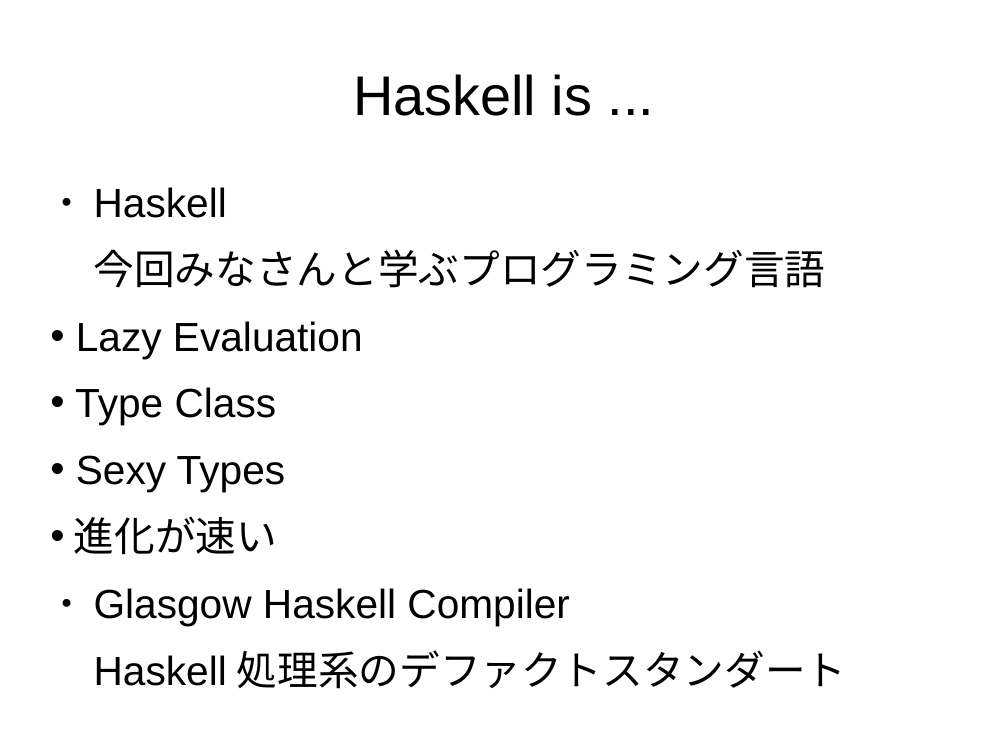
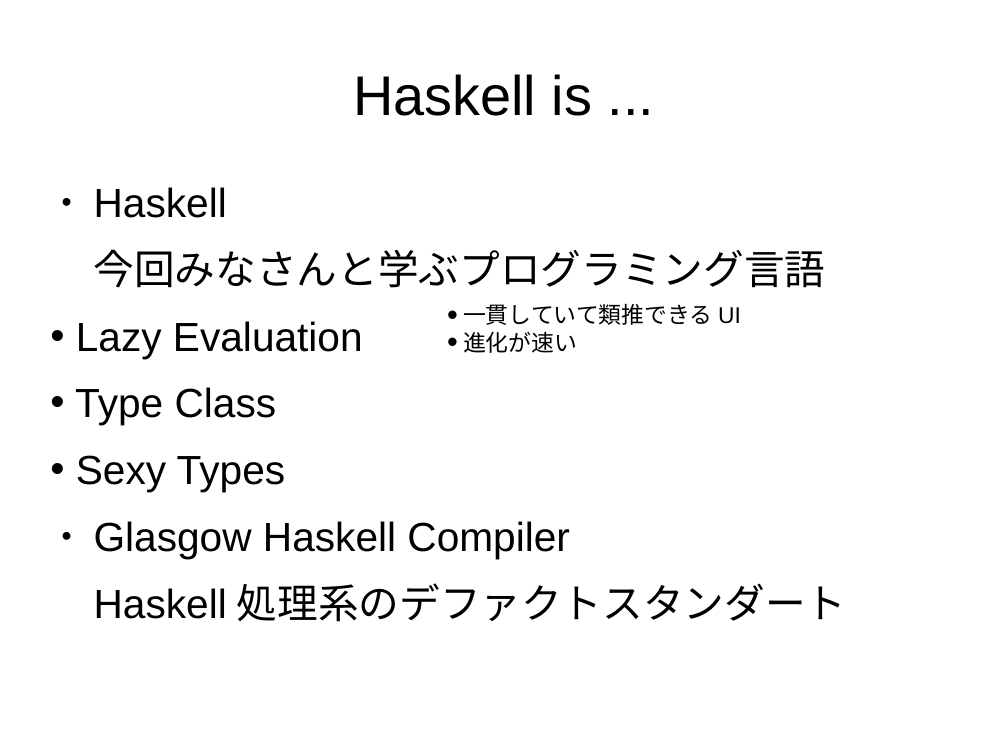
Before and after one commit to nushio3/learn-haskell, a slide deck: slide 3 of Tsukuba-2016.odp. Drawn at 1008x756 pixels with LibreOffice and Linux fonts; fonts in the diff are those of the drawing. Boxes give left, top, right and bottom in pixels: in the first picture for what was removed or moved away, otherwise in the second. Text is boxed around its words. In the diff, an @@ line names an element or a change of style, - is before the commit and + after.

```diff
--- a/Tsukuba-2016.odp
+++ b/Tsukuba-2016.odp
@@ text added at (463, 303, 741, 353), 18 pt, text #000000 @@
+• 一貫していて類推できるUI
+• 進化が速い
@@ text at (74, 517, 277, 555): paragraph removed @@
-• 進化が速い
```
Also in this commit, not shown: 10 other slides changed, 16 slides added, 2 slides removed.
